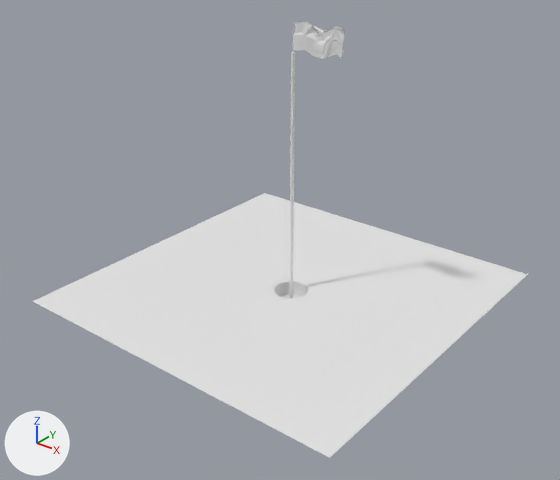
An edit to the Blender file Assets/prefabs/pinhole.blend, drawn before and after from the same camera.
Camera for both pictures: a camera (50 mm lens) standing at (26.4, -34.2, 25.4) and looking at (0.3, -1.5, 5.2). Every picture has the same lights, and +X, +Y and +Z are marked at lower left.
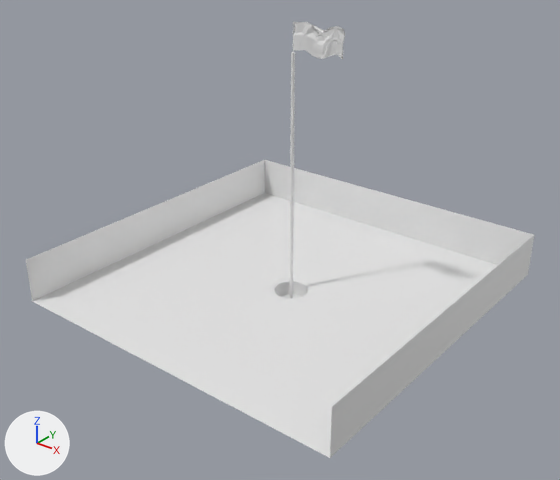
The edits, one by one:
me_plane is used by ob_plane; location (-0.41, 0.17, 1.08); scale (1.36, 1.36, 1.36).
me_plane had 52 vertices, 2 faces and spanned x -8.1..8.4, y -8.4..8.1, z 0.0.
me_plane now has 112 vertices, 64 faces and spans x -8.2..8.4, y -8.4..8.1, z 0.0..2.1.
Part 1, on me_plane:
55 vertices are added at x -8.2..8.4, y -8.4..8.1, z 0.0..2.1.
5 new vertices lie (0.0, 0.0, 2.1) away from vertices in x -8.1..8.4, y -8.4..8.1, z 0.0.
62 new faces join them.

What differs and where, as boxes (x1, y1, x2, y2) in the pictures (560 x 480 px):
'Plane', reshaped (12% taller): before (33, 193, 528, 458); after (26, 160, 534, 458)
part 1 of me_plane, added: after (26, 160, 534, 458)
